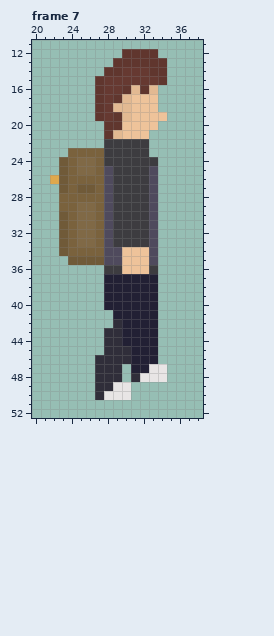
Two versions of one pixel-art file, www/assets/character/torch/walk/rightwalk/rightwalk.ase. Above, as it was before the edit.
64x64 pixels, 7 frames. Pixels under 10% opacity are left out. Colours within 5 levels of each other are drawn and written as one. Shown: frame 7: x 20..38, y 11..52. The commit also changed other frames, which this record leaves out.
After:
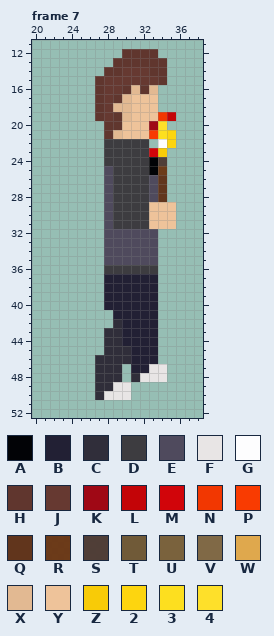
Palette (. is transparent): A #000003fb  B #222034  C #302e3a  D #3d3c40  E #4f4a5d  F #e8e5e5  G #fefefffd  H #60362e  J #663931  K #9f0815  L #c40205fc  M #d20308fc  N #f23701  P #fa3a00fd  Q #61341bfd  R #6b3917fc  S #4f3d36fd  T #705a38  U #7a623d  V #806946  W #dfa84d  X #e2b992  Y #eec39a  Z #f9cb06fd  2 #fed50efd  3 #fedf1efd  4 #ffe029fd
Difference:
layer "bag" now hidden
layer "torch" added
Frame 7:
There is now colour 2 in rows 21 to 22 at x 35.
There is now colour 3 in row 21 at x 34.
There is now colour 4 in row 20 at x 34.
The edit turns colour D into colour A in row 24 at x 33.
The edit turns colour E into colour A in row 25 at x 33.
The edit turns colour Y into colour D in row 36 at x 30 to 32.
The edit turns colour D into colour E in rows 32 to 33 at x 29 to 32.
The edit turns colour Y into colour E in rows 34 to 35 at x 30 to 32.
There is now colour G in row 22 at x 34.
The edit turns colour Y into colour K in row 20 at x 33.
There is now colour L in row 19 at x 35.
There is now colour M in row 23 at x 33.
The edit turns colour Y into colour N in row 19 at x 34.
There is now colour P in row 21 at x 33.
There is now colour Q in rows 26 to 28 at x 34.
There is now colour R in row 25 at x 34.
There is now colour S in row 24 at x 34.
There is now colour Y in rows 29 to 31 at x 34 to 35.
The edit turns colour E into colour Y in rows 29 to 31 at x 33.
There is now colour Z in row 23 at x 34.
The edit erases colour T in rows 24 to 26 at x 23; in row 27 at x 23 and 25 to 26; in rows 30 to 34 at x 23; in row 35 at x 24 to 27.
The edit erases colour U in row 23 at x 24 to 27; in rows 24 to 25 at x 24 and 27; in row 26 at x 24 to 27; in row 27 at x 24 and 27; in row 28 at x 23 to 27; in row 29 at x 23 to 24 and 27.
The edit erases colour U in rows 30 to 33 at x 24 and 27; in row 34 at x 24 to 27.
The edit erases colour V in rows 24 to 25 at x 25 to 26; in rows 29 to 33 at x 25 to 26.
The edit erases colour W in row 26 at x 22.
Changed places in both pictures, as pixel boxes (x1, y1, x2, y2):
changed: (50, 112, 176, 274)
